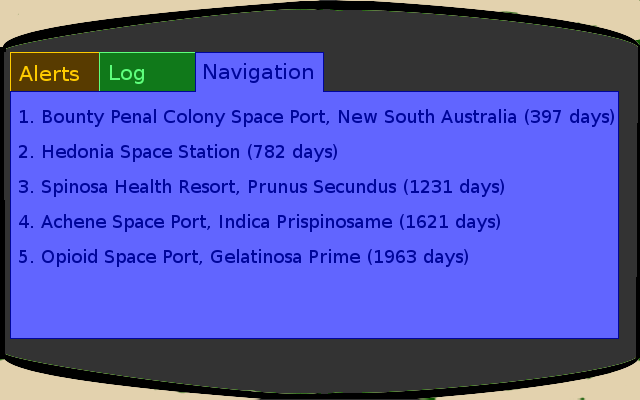
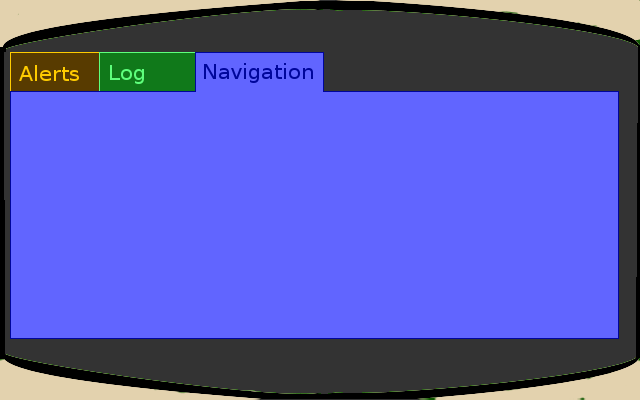
Comparing the layer stacks of the two (640, 400) images. Changes:
hid "1. Bounty Penal Colony Space P..." over (19, 109, 614, 267)
